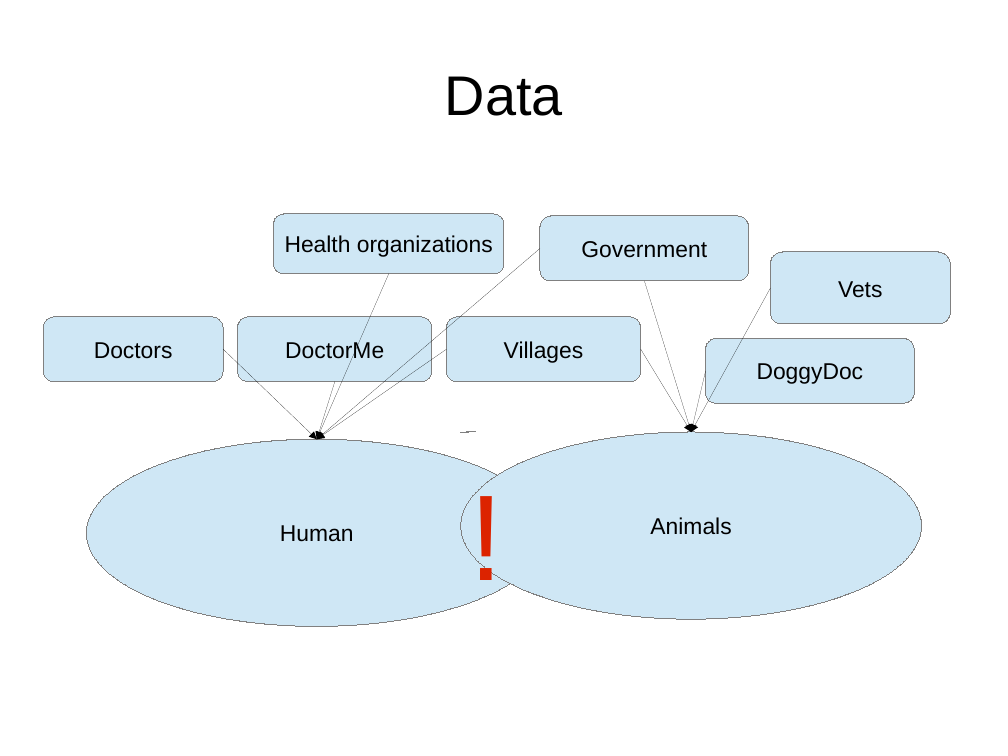
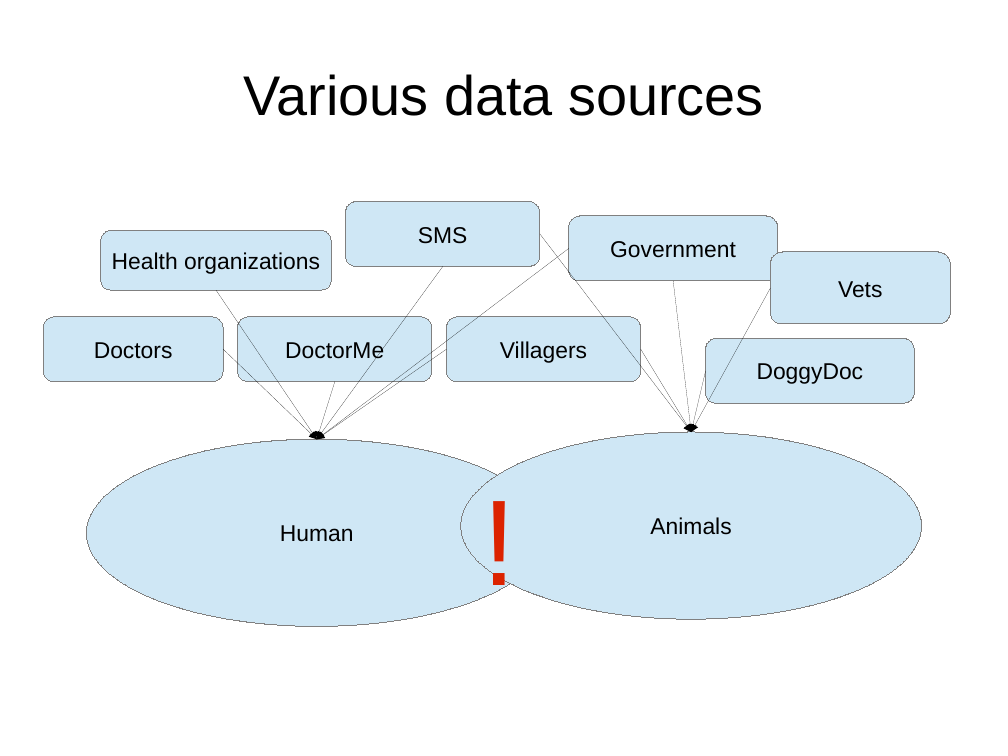
Before and after one commit to opendream/eph_animal, a slide deck: slide 4 of etc/PODD.odp (slide 2 before the commit). Drawn at 1008x756 pixels with LibreOffice and Linux fonts; fonts in the diff are those of the drawing. Boxes give left, top, right and bottom in pixels: in the first picture for what was removed or moved away, otherwise in the second. Text is boxed around its words. In the diff, an @@ line names an element or a change of style, - is before the commit and + after.

```diff
--- a/etc/PODD.odp
+++ b/etc/PODD.odp
@@ title at box(243, 74, 764, 116): text changed @@
-Data
+Various data sources
@@ rounded rectangle added at box(346, 201, 541, 266), fill #CFE7F5, outline #808080 0 pt, 18 pt, text #000000 @@
+SMS
@@ rounded rectangle "Health organizations": place and size @@
-rounded rectangle "Health organizations" at box(273, 214, 504, 273)
+rounded rectangle "Health organizations" at box(101, 231, 331, 290)
@@ arrow added from (541, 234) to (692, 432), #000000 0 pt @@
@@ rounded rectangle "Government": place and size @@
-rounded rectangle "Government" at box(541, 216, 749, 281)
+rounded rectangle "Government" at box(569, 216, 777, 281)
@@ arrow moved from (541, 249) - (316, 439) to (569, 249) - (316, 439) @@
@@ arrow moved from (389, 273) - (316, 439) to (443, 266) - (316, 439) @@
@@ arrow added from (216, 290) to (316, 439), #000000 0 pt @@
@@ arrow moved from (645, 281) - (692, 432) to (673, 281) - (692, 432) @@
@@ text in rounded rectangle at box(500, 341, 587, 363): text changed @@
-Villages
+Villagers
@@ freeform shape removed at box(461, 432, 476, 432) @@
@@ text "!": place and size @@
-text "!" at box(461, 454, 513, 599)
+text "!" at box(474, 460, 526, 606)
```
Also in this commit, not shown: 6 other slides changed, 8 slides added, 1 slide removed, 2 other files.
